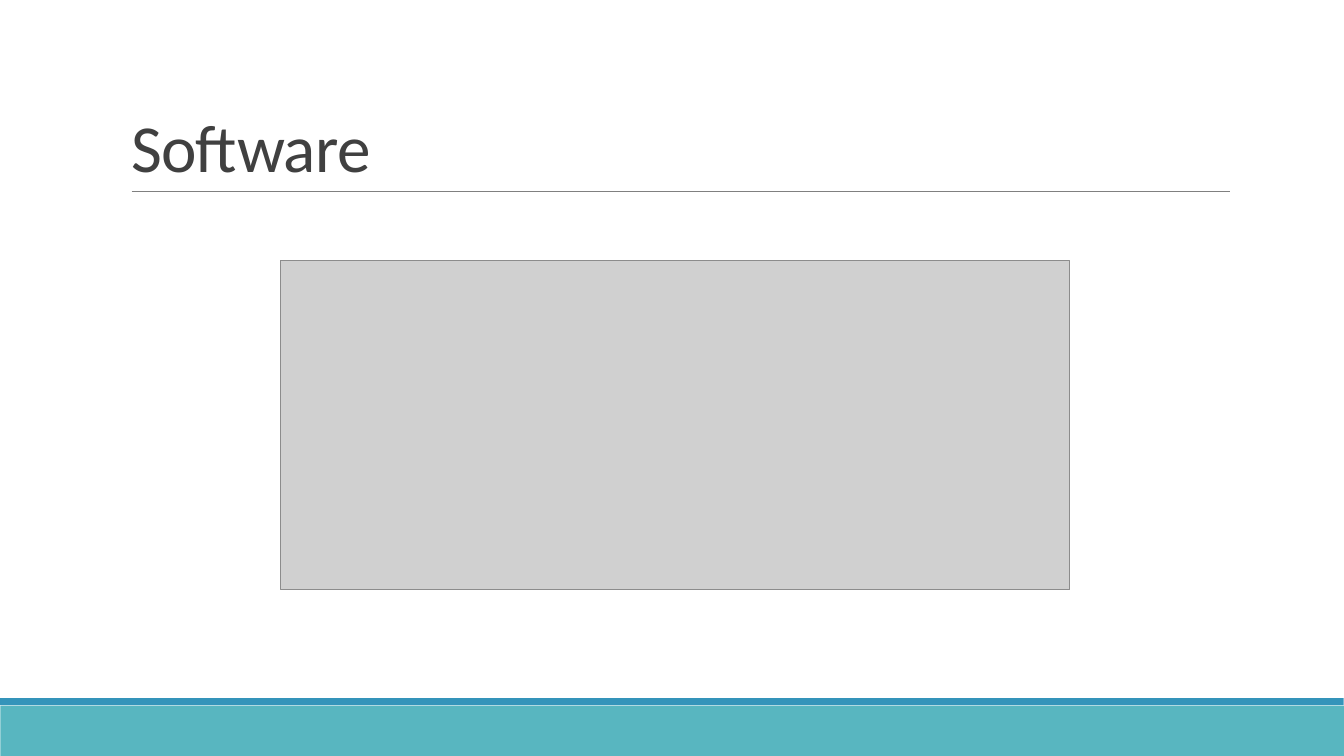
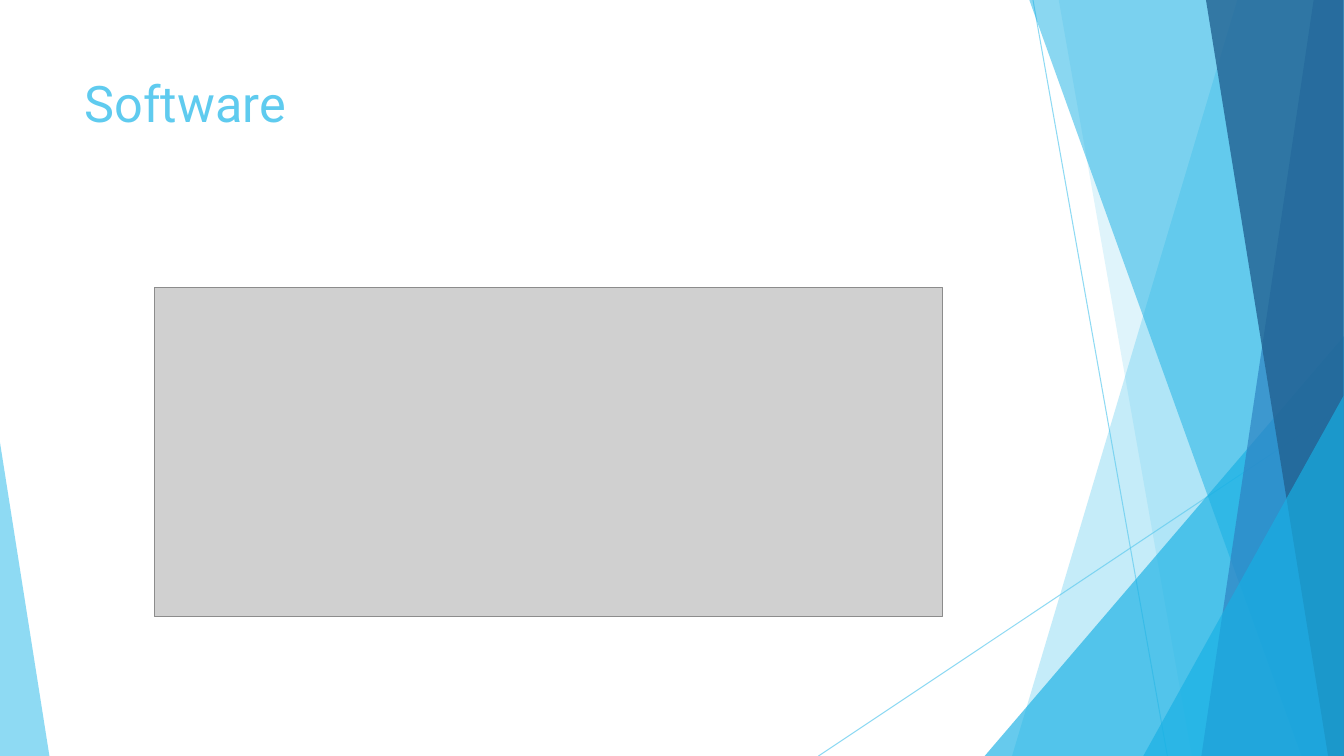
Before and after one commit to zeroregard/Automatic-Sonography, a slide deck: slide 12 of Præsentation_Eksamen.pptx. Drawn at 1344x756 pixels with LibreOffice and Linux fonts; fonts in the diff are those of the drawing; grey boxes stand for pictures. Boxes give left, top, right and bottom in pixels: in the first picture for what was removed or moved away, otherwise in the second. Text is boxed around its words. In the diff, an @@ line names an element or a change of style, - is before the commit and + after.

```diff
--- a/Præsentation_Eksamen.pptx
+++ b/Præsentation_Eksamen.pptx
@@ title "Software": place and size @@
-title "Software" at [131,126,371,173]
+title "Software" at [85,83,286,123]
@@ title "Software" at [85,83,286,123]: size 48 to 36 pt, font Calibri to Roboto, text colour #404040 to #5FCBEF, letter spacing -0.5 to 0 pt; line spacing 0.85 to 1; vertical alignment bottom to top @@
@@ line removed from (132, 192) to (1231, 192) @@
@@ picture: place and size @@
-picture at [281,260,1071,590]
+picture at [154,287,944,617]
@@ group added at [0,0,1344,756]: 5 freeform shapes, 3 triangles, 2 lines @@
@@ rectangle removed at [0,706,1344,756] @@
@@ rectangle removed at [0,699,1344,706] @@
```
Also in this commit, not shown: 12 other slides changed, 1 slide added, 1 slide removed, 1 other file.
